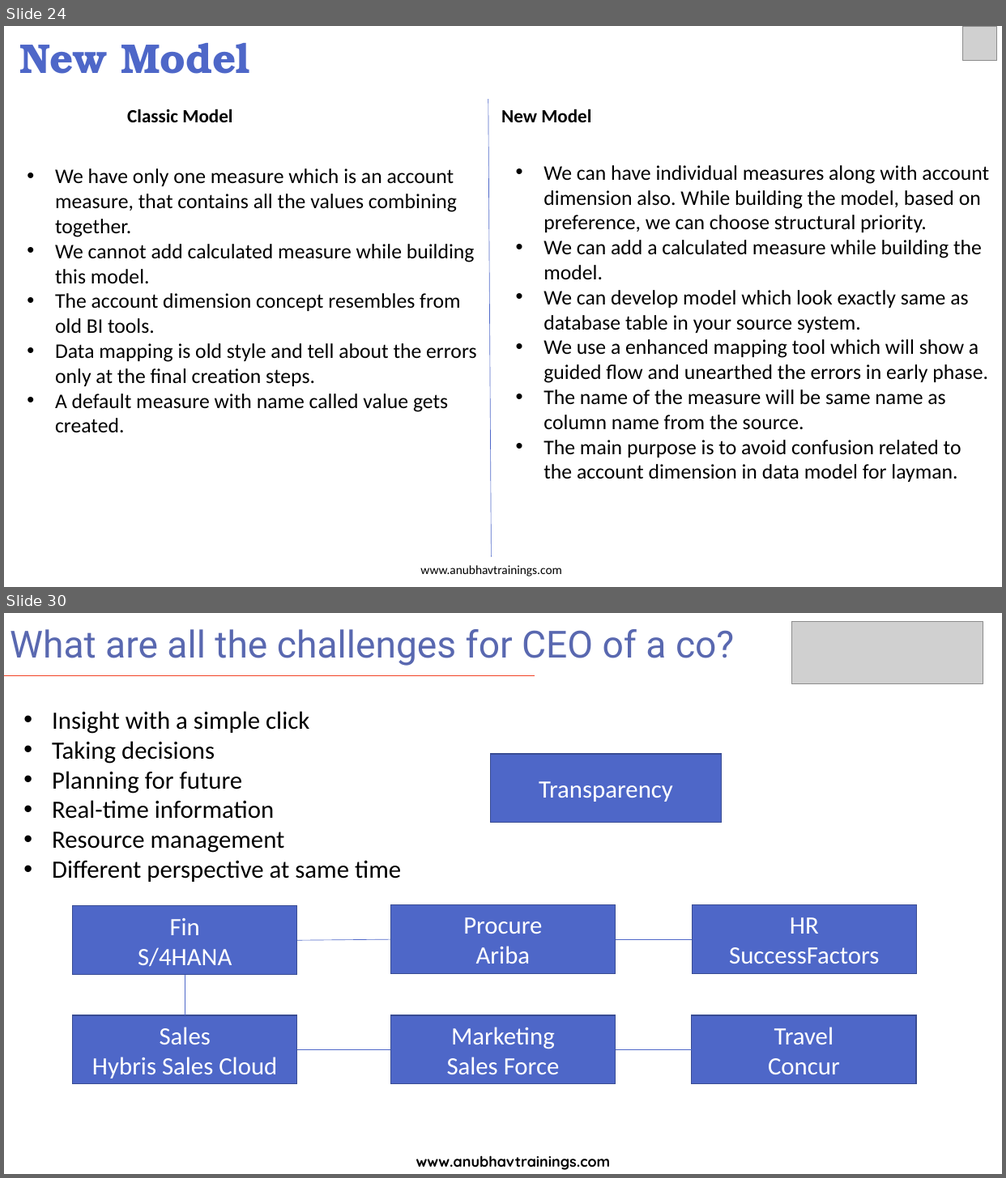
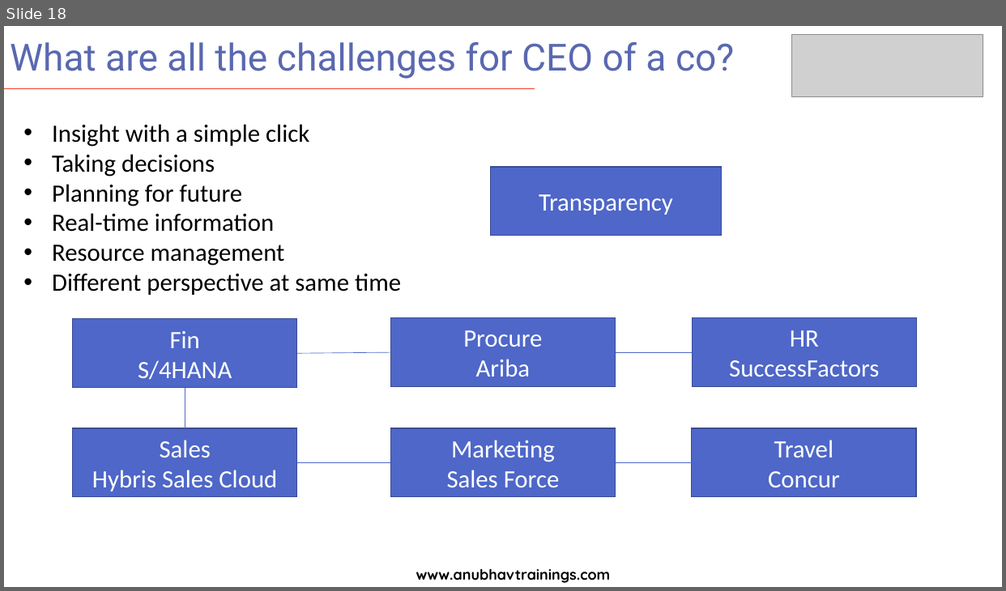
Before and after one commit to soyuztechnologies/SAC_merckgroup, a slide deck: day 9/SAC_Training Day 9.pptx. Shown one above the other, each under a label of ours: slides 24 and 30 before the commit, slide 18 after it; the slides between them are not shown. The pictures are 1006x1178 and 1006x591 pixels, drawn with LibreOffice and Linux fonts; fonts in the diff are those of the drawing; grey boxes stand for pictures. Boxes give left, top, right and bottom in pixels: in the first picture for what was removed or moved away, otherwise in the second. Text is boxed around its words. In the diff, an @@ line names an element or a change of style, - is before the commit and + after.

```diff
--- a/day 9/SAC_Training Day 9.pptx
+++ b/day 9/SAC_Training Day 9.pptx
@@ slide 24 removed at bbox=[4, 26, 1002, 587], background #FFFFFF @@
@@ text removed at bbox=[19, 43, 250, 74] @@
-New Model
@@ picture removed at bbox=[963, 27, 997, 61] @@
@@ text removed at bbox=[127, 109, 591, 122] @@
-Classic Model New Model
@@ line removed from (488, 100) to (492, 557) @@
@@ text removed at bbox=[55, 169, 476, 433] @@
-• We have only one measure which is an account measure, that contains all the values combining together.
-• We cannot add calculated measure while building this model.
-• The account dimension concept resembles from old BI tools.
-• Data mapping is old style and tell about the errors only at the final creation steps.
-• A default measure with name called value gets created.
@@ text removed at bbox=[543, 165, 989, 482] @@
-• We can have individual measures along with account dimension also. While building the model, based on preference, we can choose structural priority.
-• We can add a calculated measure while building the model.
-• We can develop model which look exactly same as database table in your source system.
-• We use a enhanced mapping tool which will show a guided flow and unearthed the errors in early phase.
-• The name of the measure will be same name as column name from the source.
-• The main purpose is to avoid confusion related to the account dimension in data model for layman.
@@ text removed at bbox=[420, 565, 561, 577] @@
-www.anubhavtrainings.com
@@ what was slide 30 is now slide 18 @@
```
Also in this commit, not shown: 15 other slides removed, 12 other files.
